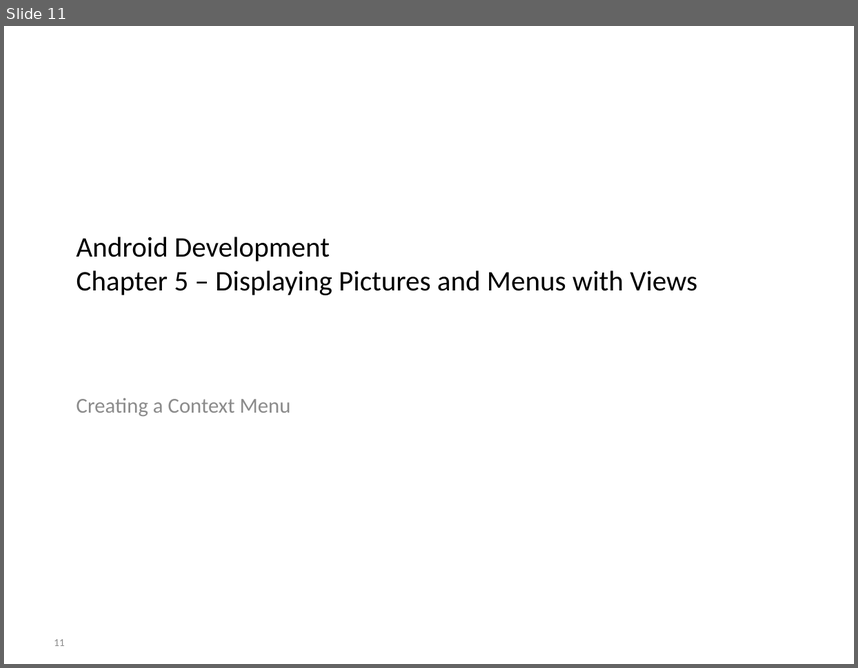
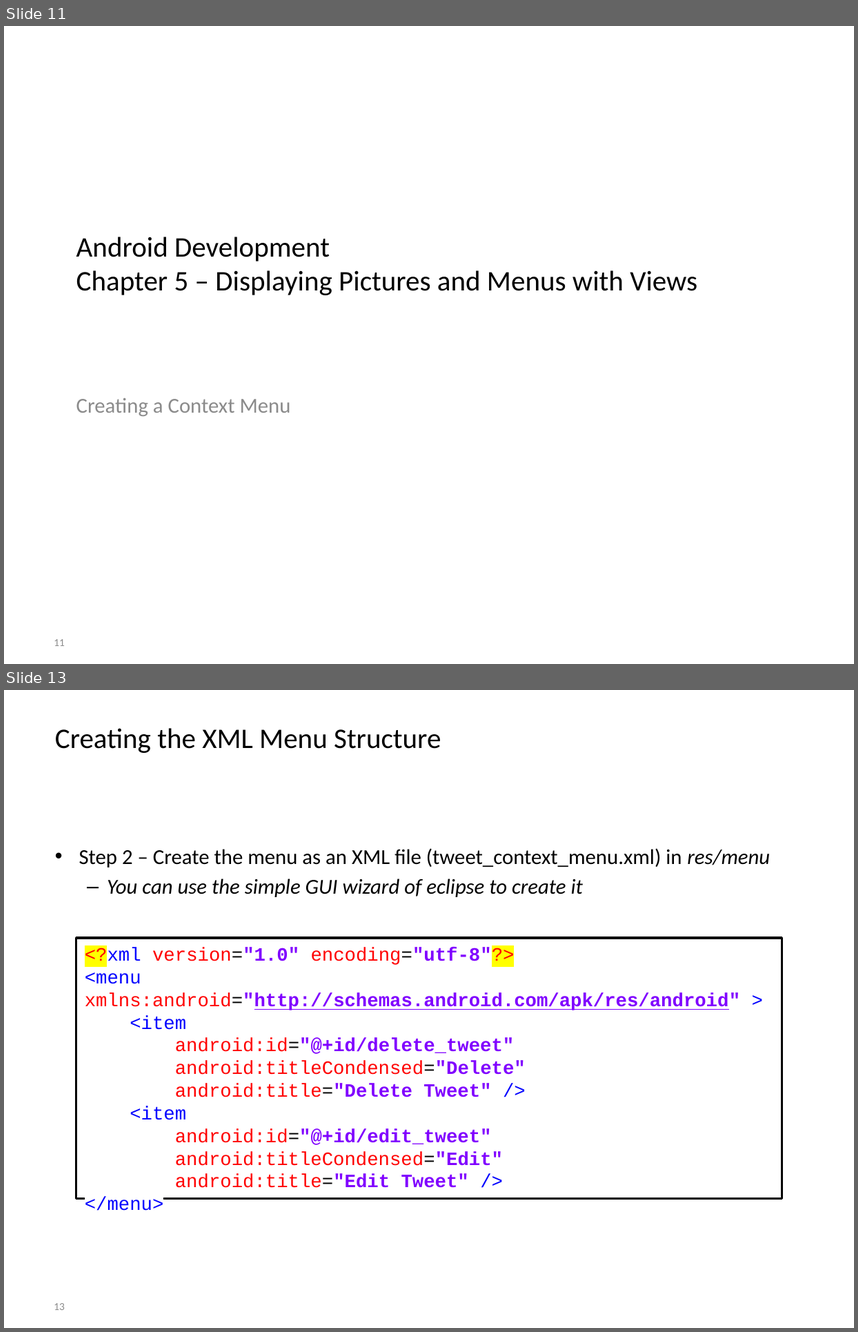
Before and after one commit to BioBoost/android_development_course, a slide deck: slides/chapter5_displaying_pictures_and_menus.pptx. Shown one above the other, each under a label of ours: slide 11 before the commit, slides 11 and 13 after it; the slides between them are not shown. The pictures are 858x668 and 858x1332 pixels, drawn with LibreOffice and Linux fonts; fonts in the diff are those of the drawing; background and template pictures are left out. Boxes give left, top, right and bottom in pixels: in the first picture for what was removed or moved away, otherwise in the second. Text is boxed around its words. In the diff, an @@ line names an element or a change of style, - is before the commit and + after.

Commit message:
Add slides on context menu for listview

```diff
--- a/slides/chapter5_displaying_pictures_and_menus.pptx
+++ b/slides/chapter5_displaying_pictures_and_menus.pptx
@@ slide 13 added at (4, 690, 854, 1328), background picture (left out) @@
@@ title added at (55, 728, 441, 753), 24 pt, text #000000 @@
+Creating the XML Menu Structure
@@ text added at (79, 848, 770, 897), 18 pt, text #000000 @@
+• Step 2 – Create the menu as an XML file (tweet_context_menu.xml) in res/menu
+  – You can use the simple GUI wizard of eclipse to create it
@@ rectangle added at (76, 938, 782, 1199), fill #FFFFFF, outline #000000 2 pt, 16 pt, text #8000FF @@
+<?xml version="1.0" encoding="utf-8"?>
+<menu xmlns:android="http://schemas.android.com/apk/res/android" >
+<item
+android:id="@+id/delete_tweet"
+android:titleCondensed="Delete"
+android:title="Delete Tweet" />
+<item
+android:id="@+id/edit_tweet"
+android:titleCondensed="Edit"
+android:title="Edit Tweet" />
+</menu>
@@ page number added at (54, 1303, 65, 1310), 9 pt, text #8C8C8C @@
+13
```
Also in this commit, not shown: 2 slides changed, 4 other slides added.
